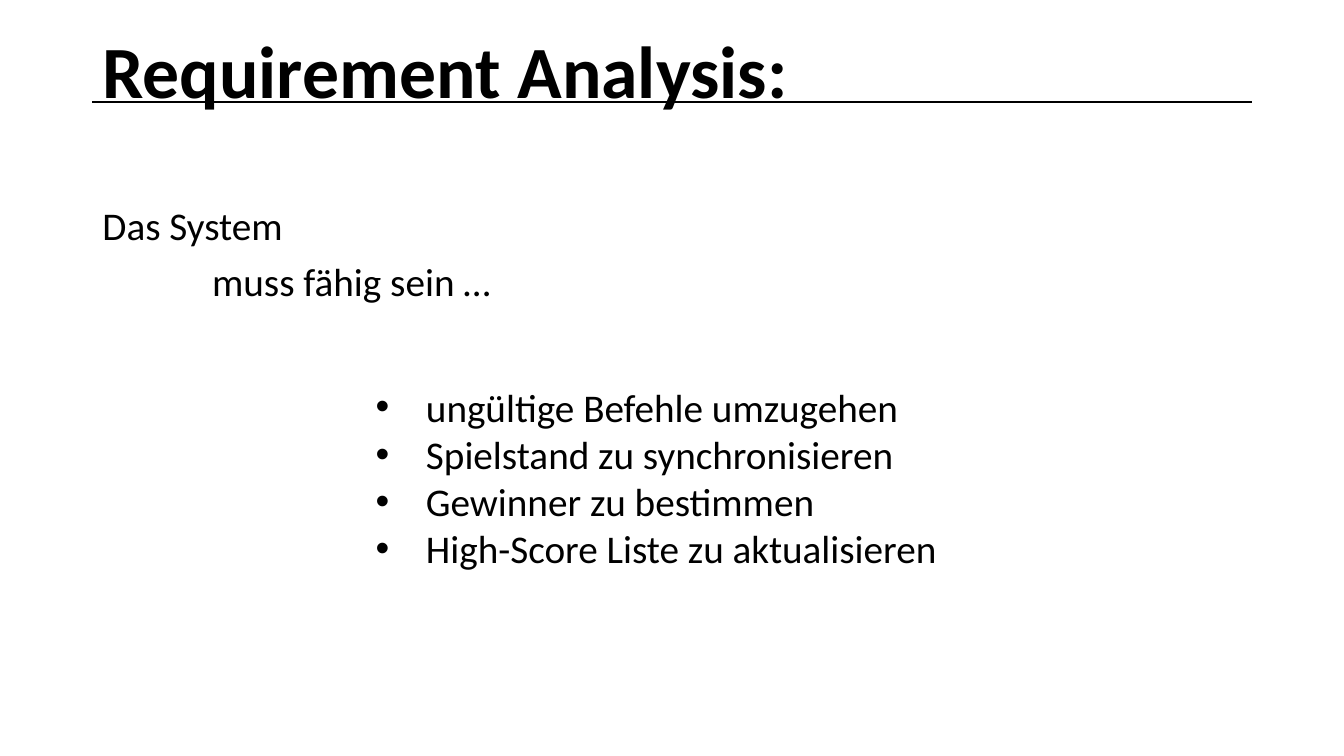
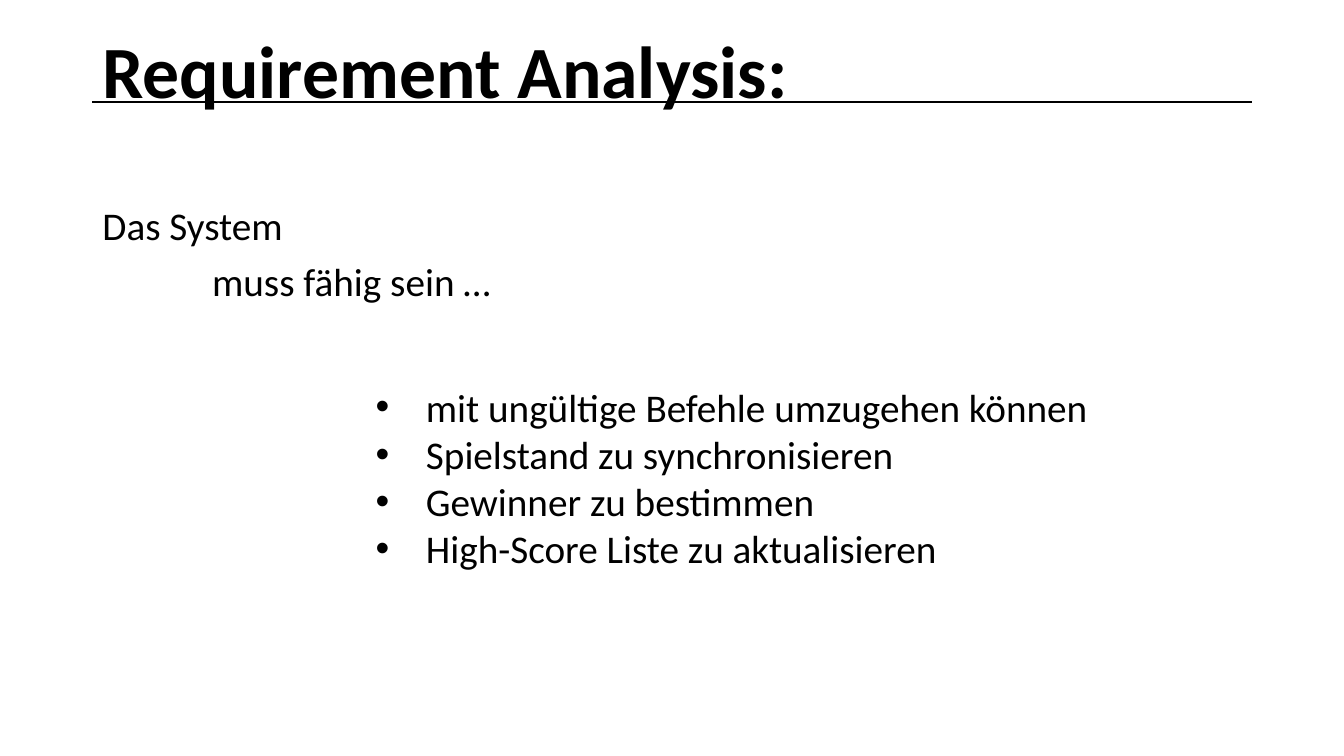
Before and after one commit to Siesma/OreRush, a slide deck: slide 9 of documents/Milestone_1_Presentation.pptx. Drawn at 1344x756 pixels with LibreOffice and Linux fonts; fonts in the diff are those of the drawing. Boxes give left, top, right and bottom in pixels: in the first picture for what was removed or moved away, otherwise in the second. Text is boxed around its words. In the diff, an @@ line names an element or a change of style, - is before the commit and + after.

Commit message:
fix typos,add end slide

```diff
--- a/documents/Milestone_1_Presentation.pptx
+++ b/documents/Milestone_1_Presentation.pptx
@@ text at [426,394,1087,429]: text changed @@
-• ungültige Befehle umzugehen
+• mit ungültige Befehle umzugehen können
```
Also in this commit, not shown: 2 other slides changed, 1 slide added.
